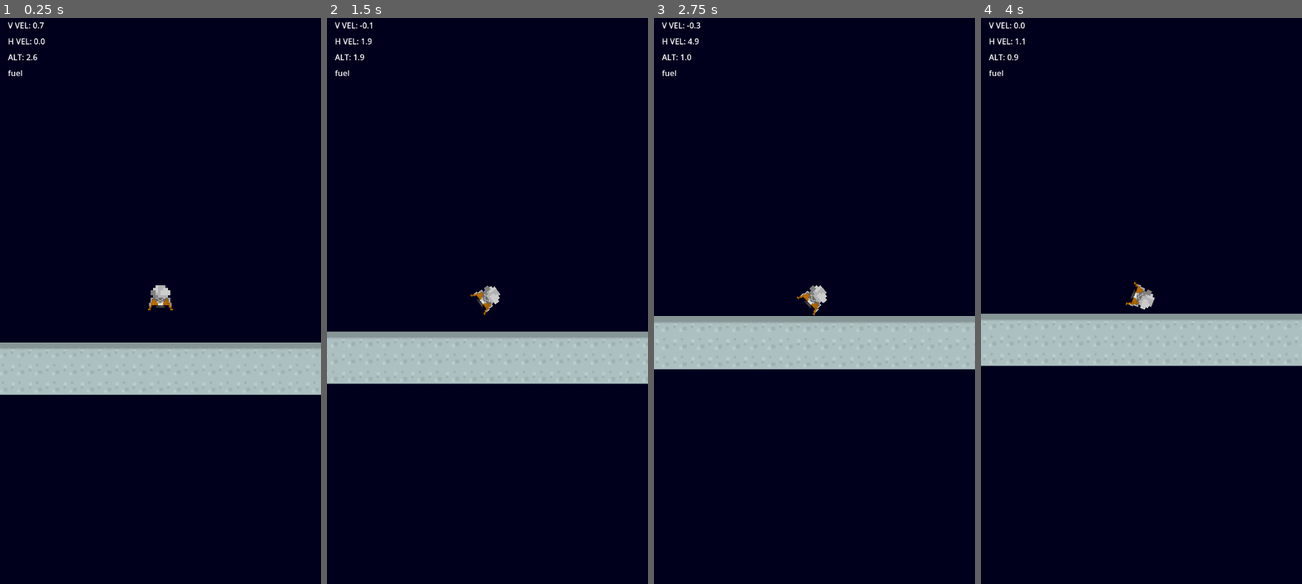
Above: before the commit, frames 1-4 (left to right).
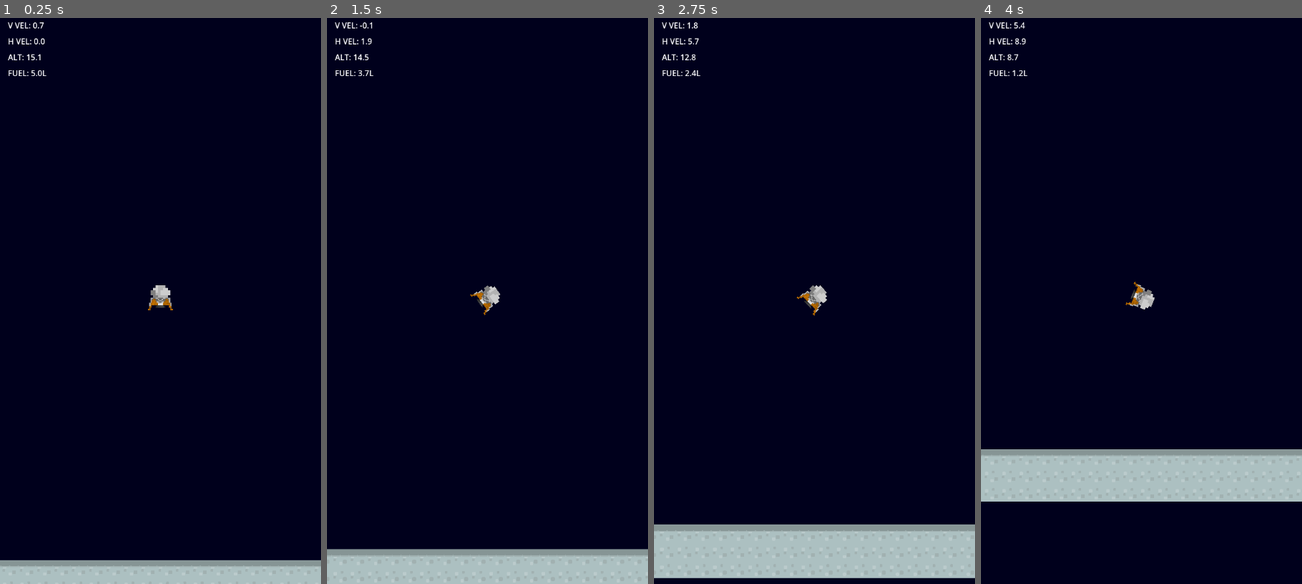
Above: after the commit, the same moments.

Repository: jakemeinershagen/lander
Game: Godot game, scene res://scenes/world.tscn
Same seed, same stepped clock (60 frames per second), same inputs: the game is played once before the commit and once after it.
Inputs (mouse positions are in pixels of both pictures, inside the frame that each line leads up to):
- Up to frame 1 (0.25 s): no input
- Up to frame 2 (1.5 s): move the mouse to (558, 267) at 0.52 s; hold Space (burn) 0.53-1.28 s; hold Right (roll_right) from 0.53 s (still down); move the mouse to (423, 323) at 1.27 s; tap Space (burn) at 1.35 s
- Up to frame 3 (2.75 s): move the mouse to (846, 170) at 2.02 s; release Right (roll_right) at 2.03 s; hold A (roll_left) from 2.03 s (still down); hold Space (burn) from 2.03 s (still down); tap Mouse wheel up (zoom_in) at 2.1 s
- Up to frame 4 (4 s): move the mouse to (1125, 414) at 2.77 s; release A (roll_left) at 2.78 s; release Space (burn) at 2.78 s; hold Right (roll_right) from 2.78 s (still down); tap Mouse wheel down (zoom_out) at 2.85 s; tap Space (burn) at 3.05 s; move the mouse to (1237, 385) at 3.52 s; hold Space (burn) from 3.53 s (still down)

The runs differ from the first frame. In frame 1, 14% of the frame differs, in the area x 0-100%, y 6-100%; in frame 2, 16%; in frame 3, 19%, in the area x 0-100%, y 0-99%; in frame 4, 19%.

Commit message:
fuel and more end state

Diff:
--- a/project.godot
+++ b/project.godot
@@ -14,6 +14,10 @@
 run/main_scene="res://scenes/world.tscn"
 config/features=PackedStringArray("4.3", "GL Compatibility")
 config/icon="res://icon.svg"
+
+[autoload]
+
+Globals="*res://scripts/globals.gd"
 
 [display]
 
--- a/scenes/world.tscn
+++ b/scenes/world.tscn
@@ -185,7 +185,7 @@
 script = ExtResource("3_v4ukn")
 
 [node name="Ship" parent="." instance=ExtResource("2_pttrc")]
-position = Vector2(750, -185)
+position = Vector2(784, -1061)
 
 [node name="HUD" type="CanvasLayer" parent="."]
 
--- /dev/null
+++ b/scripts/globals.gd
@@ -0,0 +1,7 @@
+extends Node
+
+var fuel = 5
+var roll_fuel_consump = 0.5
+var burn_fuel_consump = 1.0
+
+var tile_size = 0
--- a/scripts/player.gd
+++ b/scripts/player.gd
@@ -7,6 +7,12 @@
 const JUMP_VELOCITY = -400.0
 const ZOOM_INCREMENT = 0.01 * Vector2.ONE
 
+@onready var fuel = Globals.fuel
+@onready var roll_fuel_consump = Globals.roll_fuel_consump
+@onready var burn_fuel_consump = Globals.burn_fuel_consump
+
+var game_over = false
+
 func _physics_process(delta: float) -> void:
 	# Add the gravity.
 	if not is_on_floor():
@@ -14,11 +20,8 @@
 	else:
 		velocity.x = lerp(velocity.x, 0.0, FRICTION)
 
-	var direction := Input.get_axis("roll_left", "roll_right")
-	if direction:
-		rotation += direction * ROTATION_SPEED * delta
-
-	velocity += ACCEL * Input.get_action_strength("burn") * -transform.y
+	if not game_over and fuel > 0:
+		player_move(delta)
 
 	if Input.is_action_just_released("zoom_in"):
 		$Camera2D.zoom += ZOOM_INCREMENT
@@ -28,11 +31,27 @@
 	move_and_slide()
 
 
+func player_move(delta: float):
+	var direction := Input.get_axis("roll_left", "roll_right")
+	if direction:
+		rotation += direction * ROTATION_SPEED * delta
+		fuel -= roll_fuel_consump * delta
+
+	velocity += ACCEL * Input.get_action_strength("burn") * -transform.y
+	if Input.get_action_strength("burn") > 0:
+		fuel -= burn_fuel_consump * delta
+
+
 func _on_success_hitbox_body_entered(body: Node2D) -> void:
-	if body is TileMapLayer:
+	if body is TileMapLayer and velocity.length() / Globals.tile_size.y <= 5.0:
 		print("success")
+		game_over = true
+	elif body is TileMapLayer:
+		print("fail")
+		game_over = true
 
 
 func _on_fail_hitbox_body_entered(body: Node2D) -> void:
 	if body is TileMapLayer:
 		print("fail")
+		game_over = true
--- a/scripts/tile_map.gd
+++ b/scripts/tile_map.gd
@@ -1,6 +1,9 @@
 extends TileMapLayer
 
 const CHUNK_SIZE = 100
+
+func _ready() -> void:
+	Globals.tile_size = tile_set.tile_size
 
 
 func get_chunk_num(x):
--- a/scripts/world.gd
+++ b/scripts/world.gd
@@ -23,6 +23,7 @@
 	v_vel_lbl.text = "V VEL: %.1f" % (ship.velocity.y / tile_map.tile_set.tile_size.y)
 	h_vel_lbl.text = "H VEL: %.1f" % abs(ship.velocity.x / tile_map.tile_set.tile_size.x)
 	alt_lbl.text = "ALT: %.1f" % -(ship.position.y / tile_map.tile_set.tile_size.y)
+	fuel_lbl.text = "FUEL: %.1fL" % ship.fuel if ship.fuel > 0 else "FUEL: 0L"
 
 
 func handle_chunks():
